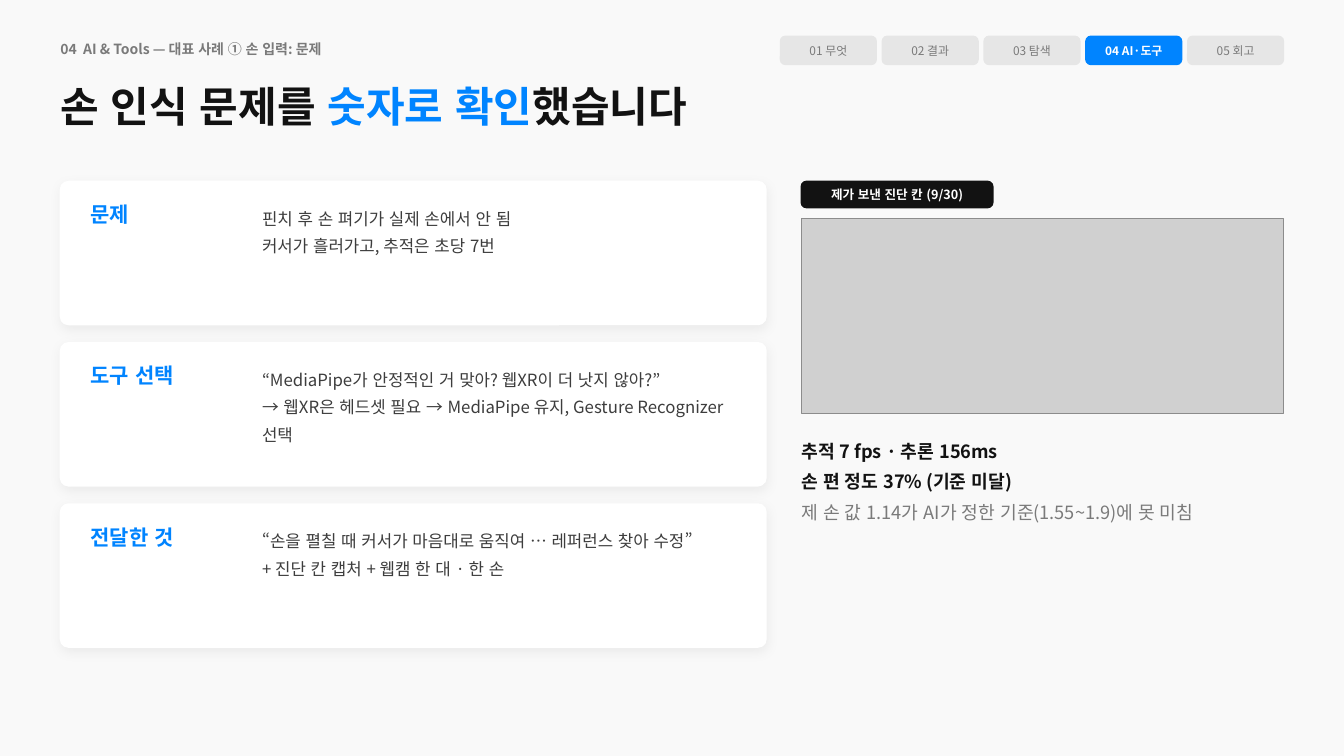
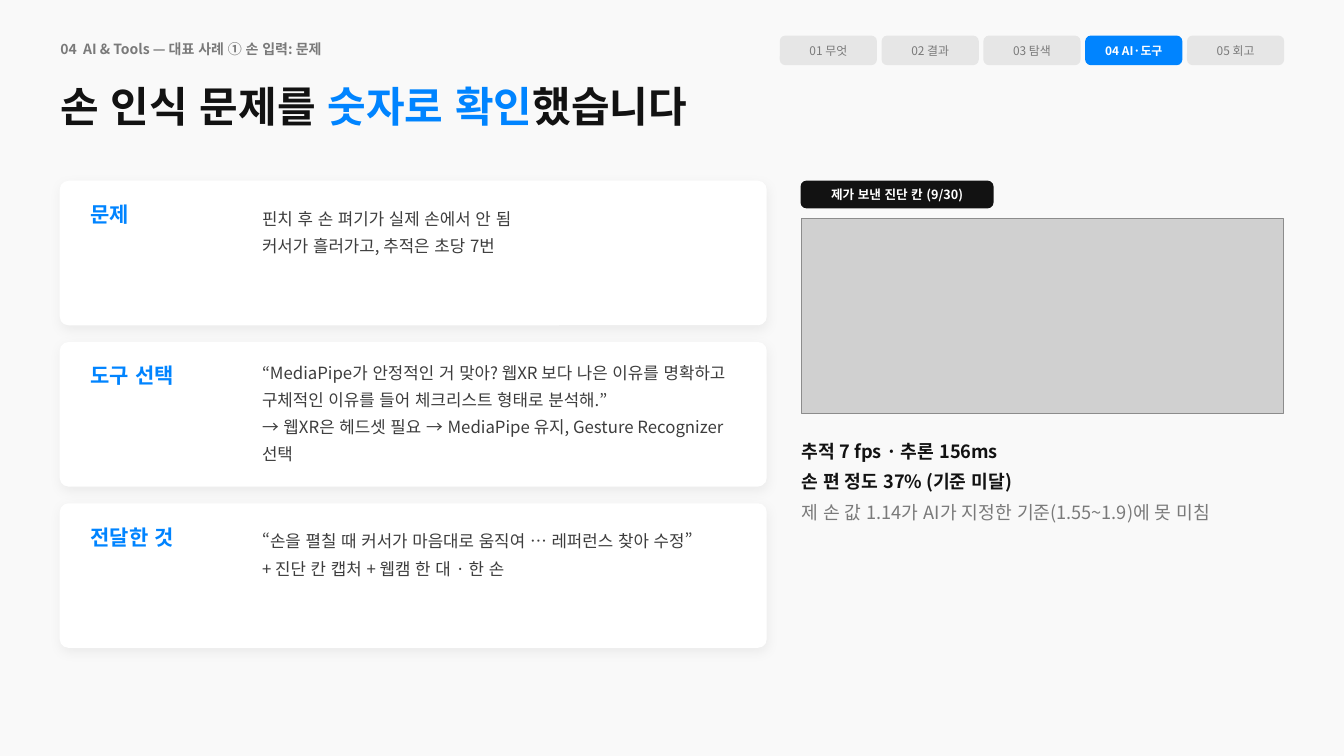
Before and after one commit to gunhyeok0803/Immersive_Interaction, a slide deck: slide 16 of presentation/slides.pptx. Drawn at 1344x756 pixels with LibreOffice and Linux fonts; fonts in the diff are those of the drawing; grey boxes stand for pictures. Boxes give left, top, right and bottom in pixels: in the first picture for what was removed or moved away, otherwise in the second. Text is boxed around its words. In the diff, an @@ line names an element or a change of style, - is before the commit and + after.

```diff
--- a/presentation/slides.pptx
+++ b/presentation/slides.pptx
@@ text "“MediaPipe가 안정적인 거 맞아? 웹XR ...": place and size @@
-text "“MediaPipe가 안정적인 거 맞아? 웹XR ..." at box(262, 372, 723, 443)
+text "“MediaPipe가 안정적인 거 맞아? 웹XR ..." at box(262, 365, 726, 462)
@@ text at box(262, 365, 726, 408): text changed @@
-“MediaPipe가 안정적인 거 맞아? 웹XR이 더 낫지 않아?”
+“MediaPipe가 안정적인 거 맞아? 웹XR 보다 나은 이유를 명확하고 구체적인 이유를 들어 체크리스트 형태로 분석해.”
@@ text at box(801, 504, 1210, 523): text changed @@
-제 손 값 1.14가 AI가 정한 기준(1.55~1.9)에 못 미침
+제 손 값 1.14가 AI가 지정한 기준(1.55~1.9)에 못 미침
```
Also in this commit, not shown: 21 other slides changed, 1 other file.
